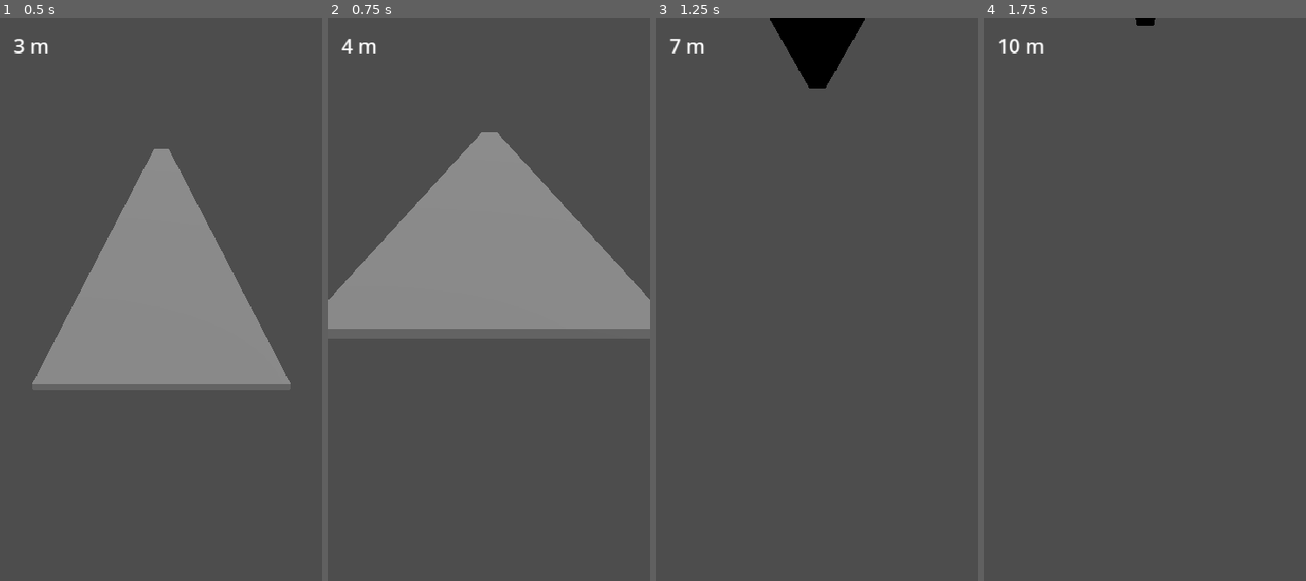
Above: before the commit, frames 1-4 (left to right).
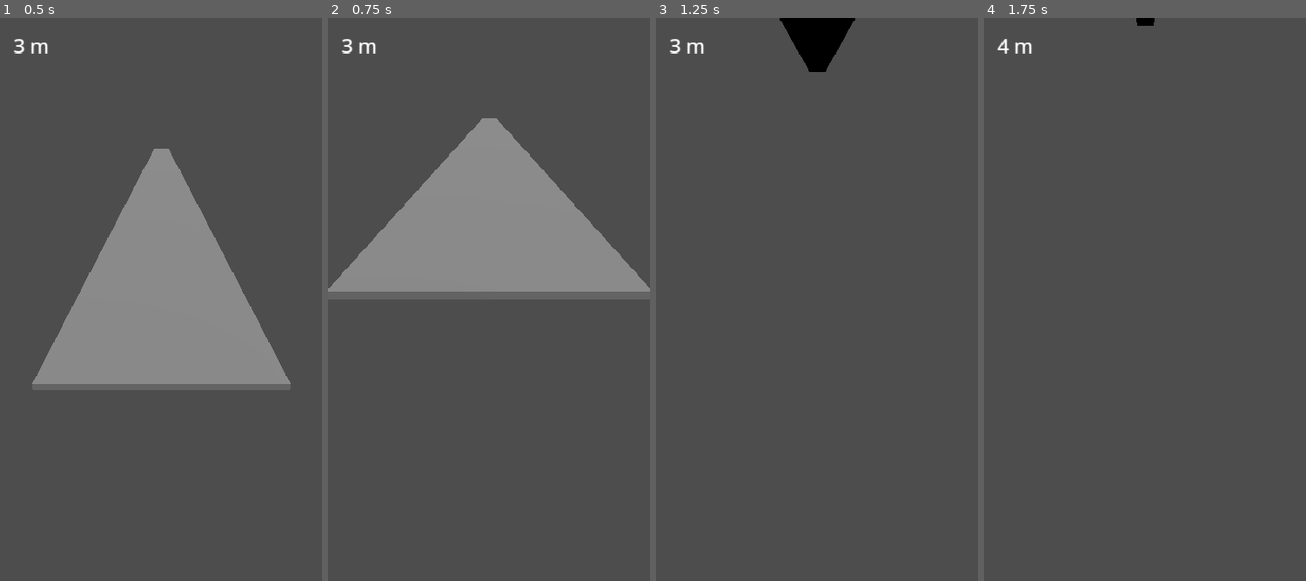
Above: after the commit, the same moments.

Repository: dzieciol-kamil/distracted
Game: Godot game, scene res://scenes/game/game.tscn
The game is run twice, just before and just after one commit, with the same random seed, the same clock (stepped at 60 frames per second) and the same inputs. This scene is started directly instead of the project's main scene.
Inputs:
- Up to frame 1 (0.5 s): no input
- Up to frame 2 (0.75 s): hold Space (stop) from 0.53 s (still down)
- Up to frame 3 (1.25 s): keep holding Space (stop)
- Up to frame 4 (1.75 s): release Space (stop) at 1.28 s; tap E (check_phone) at 1.35 s; tap Space (stop) at 1.55 s

Frame 1 is identical in both runs. In frame 2, 8.8% of the frame differs, in the area x 0-100%, y 3-56%; in frame 3, 0.9%; in frame 4, 0.2%.

Commit message:
feat(player): stop toggle stub (Space = WALKING<->STOPPED)
Quick toggle for early playtest; dual-mode auto-resume (ROAD: wait
hazard cleared, PHONE: 1s) comes in Task 12 via StopController.

Co-Authored-By: Claude Sonnet 4.6 <noreply@anthropic.com>

Diff:
--- a/src/scripts/game/player.gd
+++ b/src/scripts/game/player.gd
@@ -29,6 +29,10 @@
 		return
 	if event.is_action_pressed("stop"):
 		stop_pressed.emit()
+		if walk_state == WalkState.WALKING:
+			set_stopped()
+		else:
+			set_walking()
 	elif event.is_action_pressed("check_phone"):
 		check_phone_pressed.emit()
 	elif event.is_action_pressed("dismiss_notification"):
